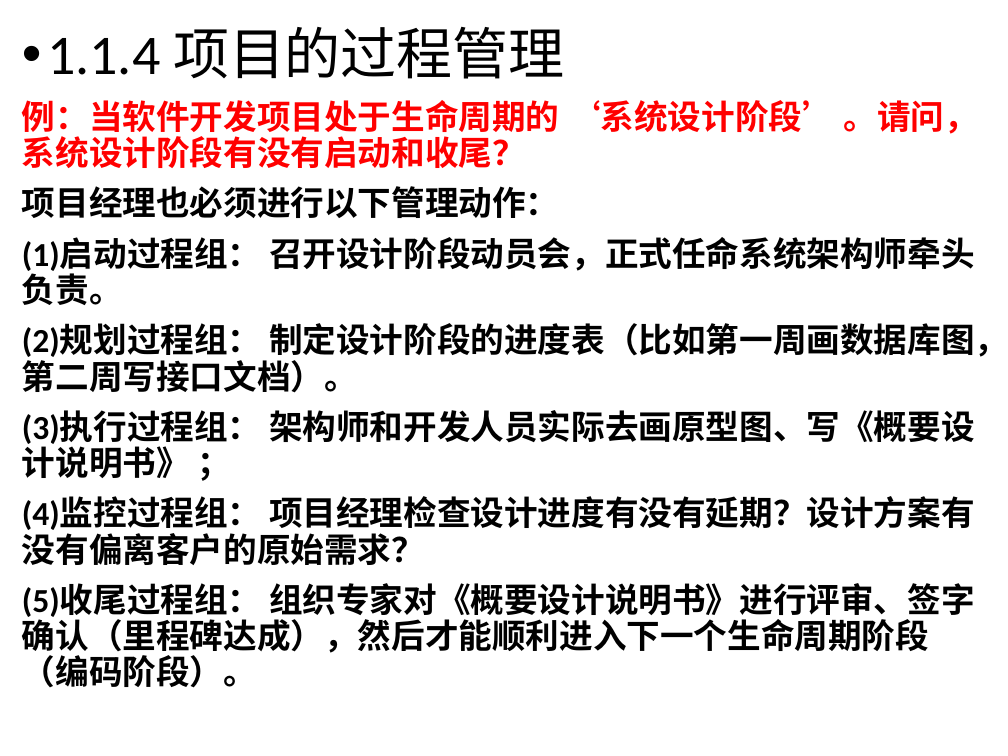
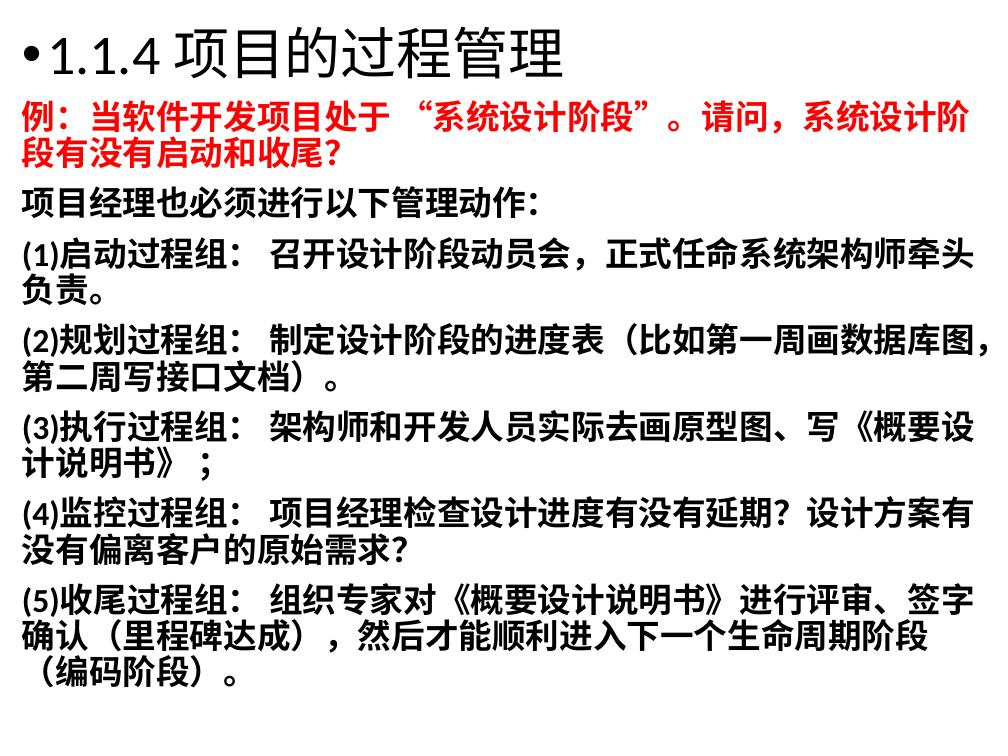
Before and after one commit to yanghui58/project_manager, a slide deck: slide 24 of 第1章 信息系统项目的特点与规划.pptx (slide 22 before the commit). Drawn at 1008x756 pixels with LibreOffice and Linux fonts; fonts in the diff are those of the drawing; background and template pictures are left out. Boxes give left, top, right and bottom in pixels: in the first picture for what was removed or moved away, otherwise in the second. Text is boxed around its words. In the diff, an @@ line names an element or a change of style, - is before the commit and + after.

```diff
--- a/第1章 信息系统项目的特点与规划.pptx
+++ b/第1章 信息系统项目的特点与规划.pptx
@@ text at <box>22,100,970,168</box>: text changed @@
-例：当软件开发项目处于生命周期的 ‘系统设计阶段’ 。请问，系统设计阶段有没有启动和收尾？
+例：当软件开发项目处于 “系统设计阶段”。请问，系统设计阶段有没有启动和收尾？
```
Also in this commit, not shown: 16 other slides changed, 2 slides added, 1 other file.
